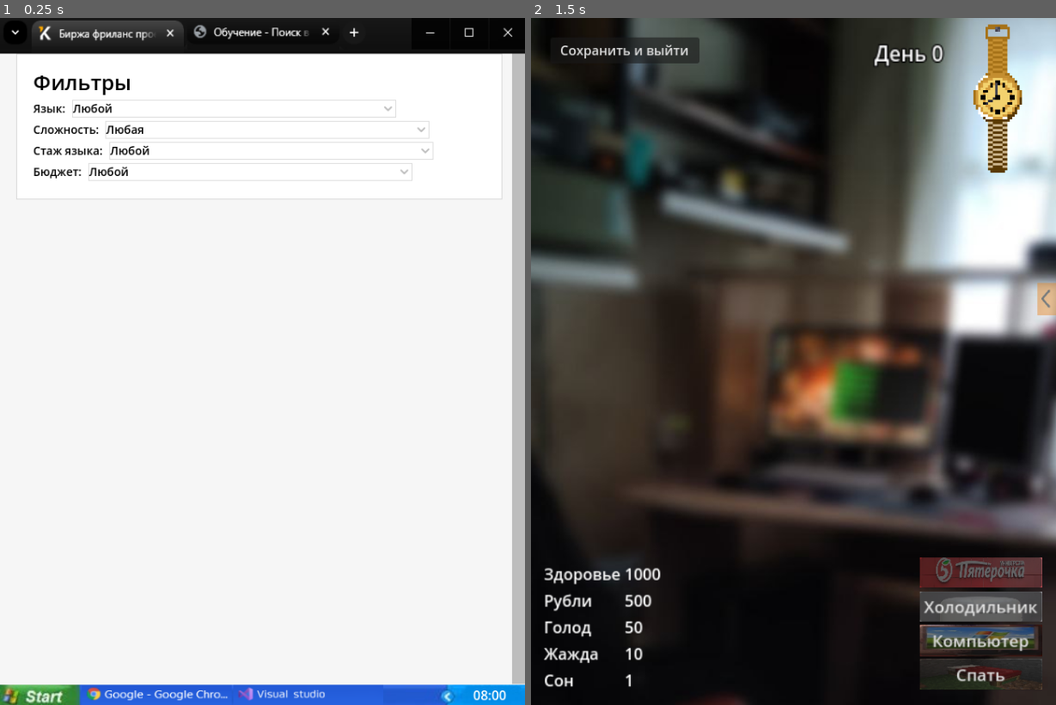
Above: before the commit, frames 1-2 (left to right).
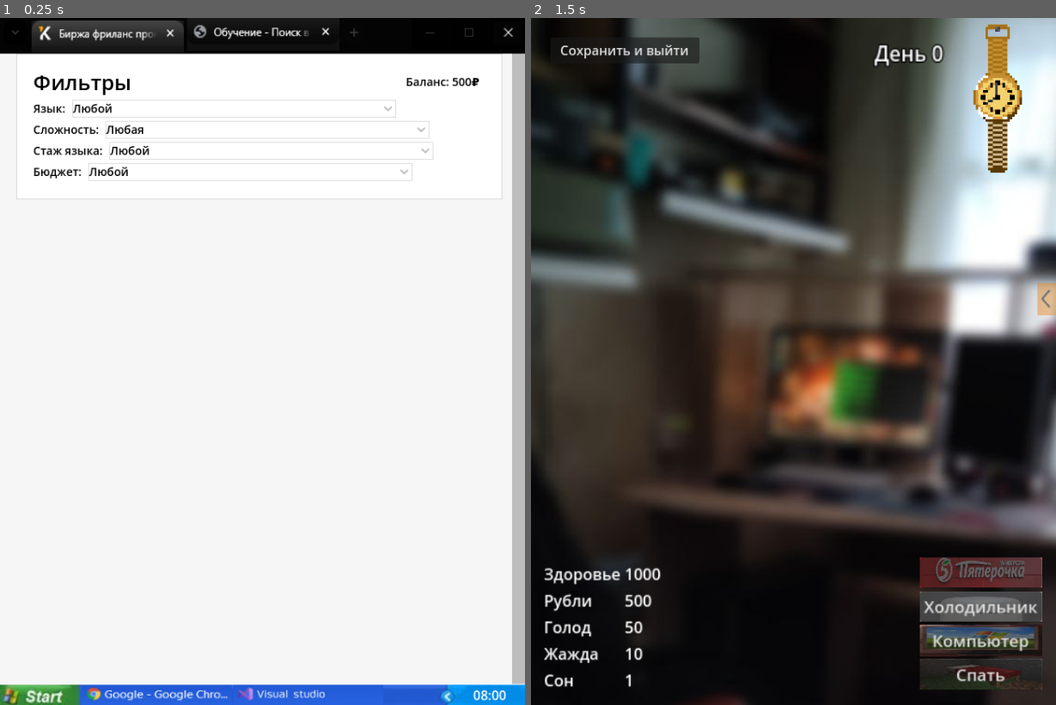
Above: after the commit, the same moments.

Repository: chunchunmaru0000/programmwriter-simulator
Game: Godot game, scene res://scenes/chrome.tscn
The game is run twice, just before and just after one commit, with the same random seed, the same clock (stepped at 60 frames per second) and the same inputs. This scene is started directly instead of the project's main scene.
Inputs (mouse positions are in pixels of both pictures, inside the frame that each line leads up to):
- Up to frame 1 (0.25 s): no input
- Up to frame 2 (1.5 s): click (641, 38) at 0.5 s; click (573, 698) at 1.25 s

The runs differ from the first frame. In frame 1, 0.2% of the frame differs, in the area x 2-98%, y 1-10%; in frame 2, nothing differs.
Error before the commit: Invalid access of index '1' on a base object of type: 'PackedStringArray'. (res://scripts/chrome.gd:724)
Error after the commit: Invalid access of index '1' on a base object of type: 'PackedStringArray'. (res://scripts/chrome.gd:727)

Commit message:
URAAAAAAAAAAAAAAAA image loading are fixed

Diff:
--- a/scenes/chrome.tscn
+++ b/scenes/chrome.tscn
@@ -17,6 +17,7 @@
 [ext_resource type="StyleBox" uid="uid://cvi84thnff1k0" path="res://pc_images/chrome/money/panel_style.tres" id="15_1btni"]
 [ext_resource type="StyleBox" uid="uid://bdw37l3nla4xn" path="res://pc_images/chrome/money/to_do_but_def.tres" id="16_2csra"]
 [ext_resource type="StyleBox" uid="uid://c6qmogh3yvxk7" path="res://pc_images/chrome/money/to_do_but_act.tres" id="17_amocs"]
+[ext_resource type="Texture2D" uid="uid://bp6h6niwysbas" path="res://pc_images/chrome/krest.png" id="18_57p1k"]
 
 [node name="Chrome" type="Node2D"]
 script = ExtResource("1_xn36g")
@@ -72,6 +73,7 @@
 stretch_mode = 0
 
 [node name="Bar2" type="Sprite2D" parent="."]
+modulate = Color(0.215902, 0.215902, 0.215902, 1)
 position = Vector2(325, 22)
 scale = Vector2(1.043, 1.043)
 texture = ExtResource("12_05tlt")
@@ -98,6 +100,10 @@
 texture_disabled = ExtResource("12_cwxp7")
 texture_focused = ExtResource("9_kaowd")
 stretch_mode = 0
+
+[node name="Krest" type="Sprite2D" parent="."]
+position = Vector2(627, 19)
+texture = ExtResource("18_57p1k")
 
 [node name="EscBut" type="TextureButton" parent="."]
 offset_left = 604.0
--- a/scripts/chrome.gd
+++ b/scripts/chrome.gd
@@ -20,7 +20,7 @@
 
 class Lang:
 	var name: String
-	var img: CompressedTexture2D
+	var img: Texture2D
 	var codes_paths: Array
 	var learn_paths: Array
 	var data: LangData
@@ -29,7 +29,7 @@
 	var learns: Array
 	var lights: Dictionary
 
-	func _init(name: String, img: CompressedTexture2D, codes_paths: Array, learn_paths: Array, data: LangData, data_path: String, desc: String, learns: Array, lights: Dictionary) -> void:
+	func _init(name: String, img: Texture2D, codes_paths: Array, learn_paths: Array, data: LangData, data_path: String, desc: String, learns: Array, lights: Dictionary) -> void:
 		self.name = name
 		self.img = img
 		self.codes_paths = codes_paths
@@ -108,17 +108,11 @@
 				data_text[3].split('=')[1].strip_edges()
 			)
 
-			var img = Image.new()
-			var texture = ImageTexture.new()
-			var file: FileAccess = FileAccess.open(lang_path + "logo.png", FileAccess.READ)
-			img.load_png_from_buffer(file.get_buffer(file.get_length()))
-			file.close()
-
-			#print(texture.get_size())
-			if texture.get_size() == Vector2(0, 0):
-				#print("res://reserve_langs/" + lang_name + "/logo.png", '   ', ResourceLoader.exists("res://reserve_langs/" + lang_name + "/logo.png"))
-				if ResourceLoader.exists("res://reserve_langs/" + lang_name + "/logo.png"):
-					texture = load("res://reserve_langs/" + lang_name + "/logo.png")
+			var img = Image.new().load_from_file(lang_path + "logo.png")
+			print('logo img ' + lang_name + ' size = ', img.get_size())
+
+			var texture = ImageTexture.new().create_from_image(img)
+			print('logo texture ' + lang_name + ' size = ', texture.get_size())
 
 			var sites: Array = []
 			for site_name in DirAccess.open(lang_path + "learn/").get_files():
@@ -621,7 +615,16 @@
 	var combo_box_style: StyleBoxFlat = panel_style
 
 	var title: Label = do_label('Фильтры', 26)
-	title.custom_minimum_size = Vector2(text_wide, 30)
+	#title.custom_minimum_size = Vector2(text_wide, 30)
+	var budget: Label = do_label('Баланс: ' + str(Singleton.money) + '₽')
+	var tbh: HBoxContainer = HBoxContainer.new()
+	tbh.custom_minimum_size = Vector2(text_wide, 30)
+	title.size_flags_horizontal = Control.SIZE_EXPAND
+	budget.size_flags_horizontal = Control.SIZE_EXPAND
+	title.size_flags_stretch_ratio = 5
+	budget.size_flags_stretch_ratio = 1
+	tbh.add_child(title)
+	tbh.add_child(budget)
 
 
 	combo_box_lan = do_combo_box()
@@ -646,7 +649,7 @@
 
 	var v_fils: VBoxContainer = VBoxContainer.new()
 	v_fils.add_child(get_new_panel(block_style, 'y', y_padding))
-	v_fils.add_child(title)
+	v_fils.add_child(tbh)
 	v_fils.add_child(hbox_lan)
 	v_fils.add_child(hbox_hard)
 	v_fils.add_child(hbox_exp)
Binary file added: pc_images/chrome/krest.png
Not shown, changed: pc_images/chrome/krest.png.import
Binary file removed: reserve_langs/C#/logo.png
Binary file removed: reserve_langs/JS/logo.png
Not shown, removed: reserve_langs/JS/logo.png.import
Binary file removed: reserve_langs/Python/logo.png
Not shown, removed: reserve_langs/Python/logo.png.import
Not shown, changed: save.txt
Not shown: 1 places in scenes/chrome.tscn that only renumber resources
